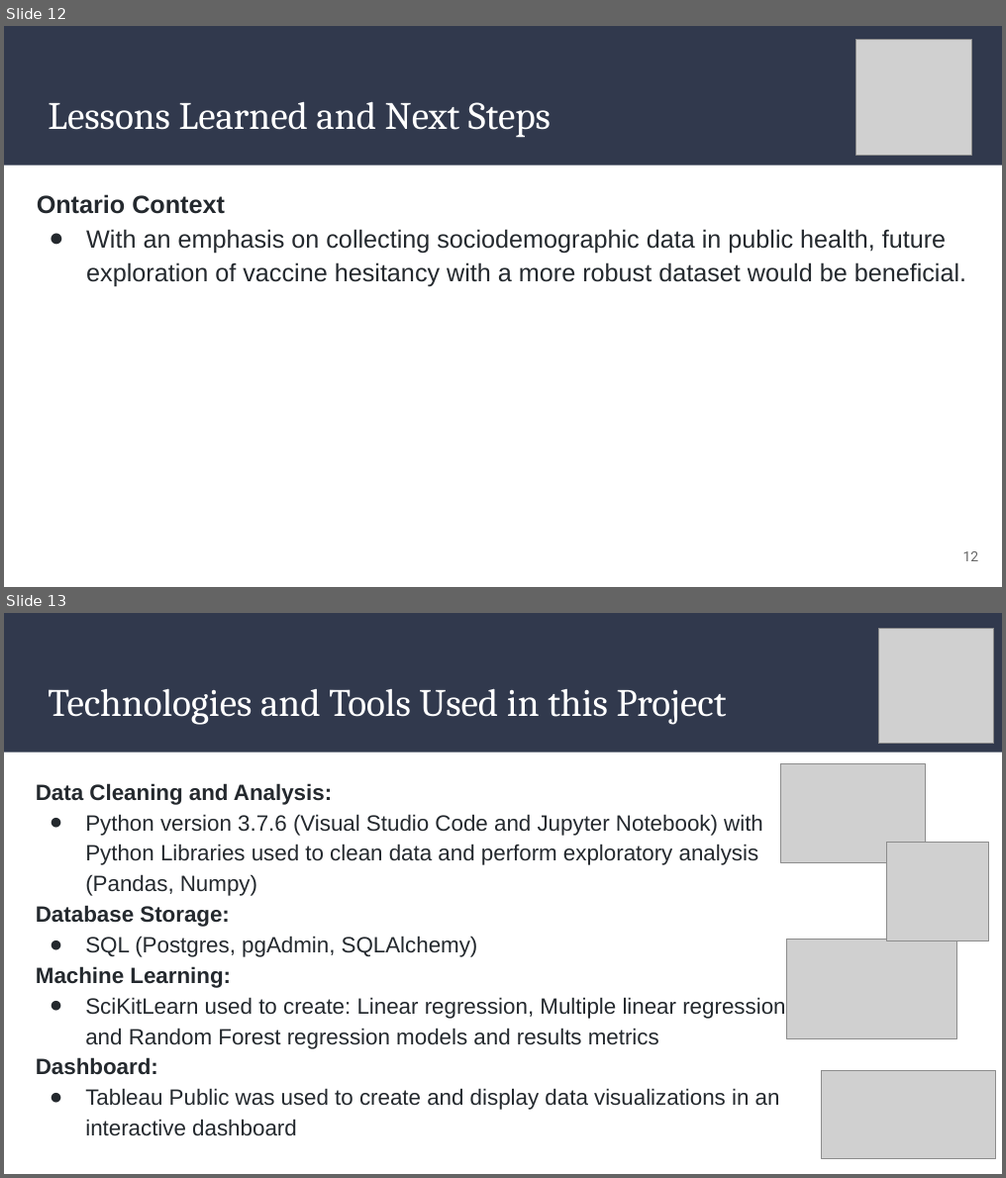
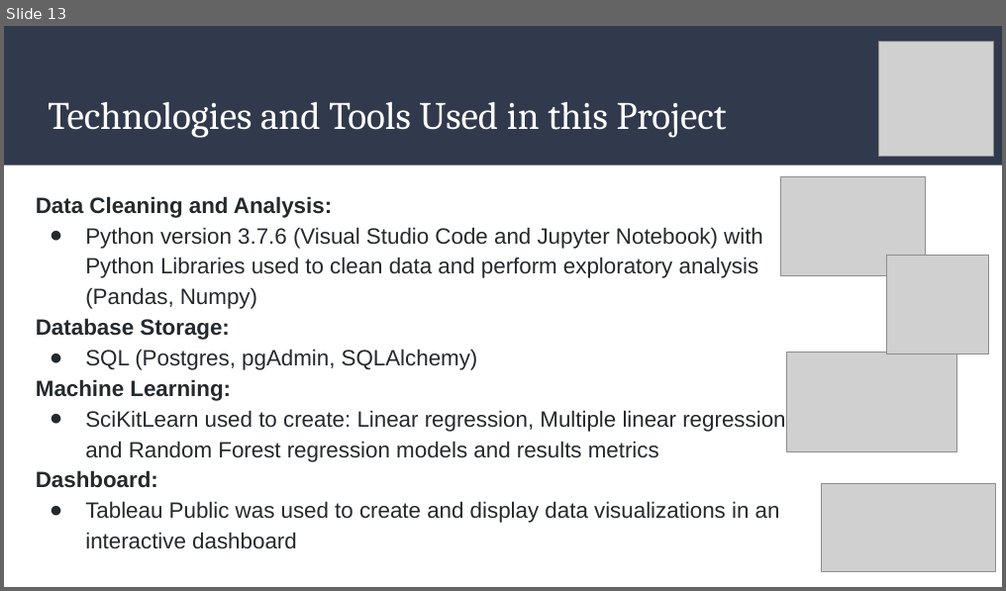
Before and after one commit to AaraniSivasekaram/Predictive_Modelling_Project, a slide deck: Vaccine Hesitancy Presentation.pptx. Shown one above the other, each under a label of ours: slides 12 and 13 before the commit, slide 13 after it. The pictures are 1006x1178 and 1006x591 pixels, drawn with LibreOffice and Linux fonts; fonts in the diff are those of the drawing; grey boxes stand for pictures. Boxes give left, top, right and bottom in pixels: in the first picture for what was removed or moved away, otherwise in the second. Text is boxed around its words. In the diff, an @@ line names an element or a change of style, - is before the commit and + after.

```diff
--- a/Vaccine Hesitancy Presentation.pptx
+++ b/Vaccine Hesitancy Presentation.pptx
@@ slide 12 removed at box(4, 26, 1002, 587), background #FFFFFF; not listed: 1 template element that a slide beside it also shows @@
@@ picture removed at box(856, 40, 972, 156) @@
@@ title removed at box(48, 101, 550, 138) @@
-Lessons Learned and Next Steps
@@ text removed at box(37, 194, 966, 287) @@
-Ontario Context
-● With an emphasis on collecting sociodemographic data in public health, future exploration of vaccine hesitancy with a more robust dataset would be beneficial.
@@ page number removed at box(963, 552, 979, 562) @@
-12
```
Also in this commit, not shown: 3 slides changed, 1 slide added, 1 other file.
